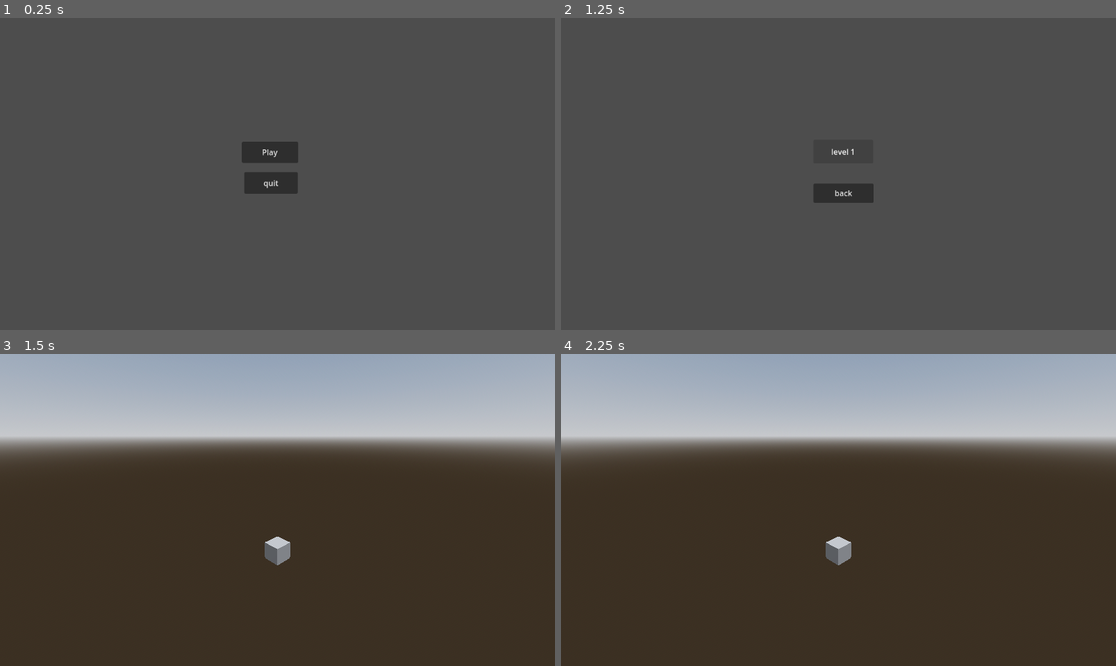
Above: before the commit, frames 1-4 (two rows, left to right).
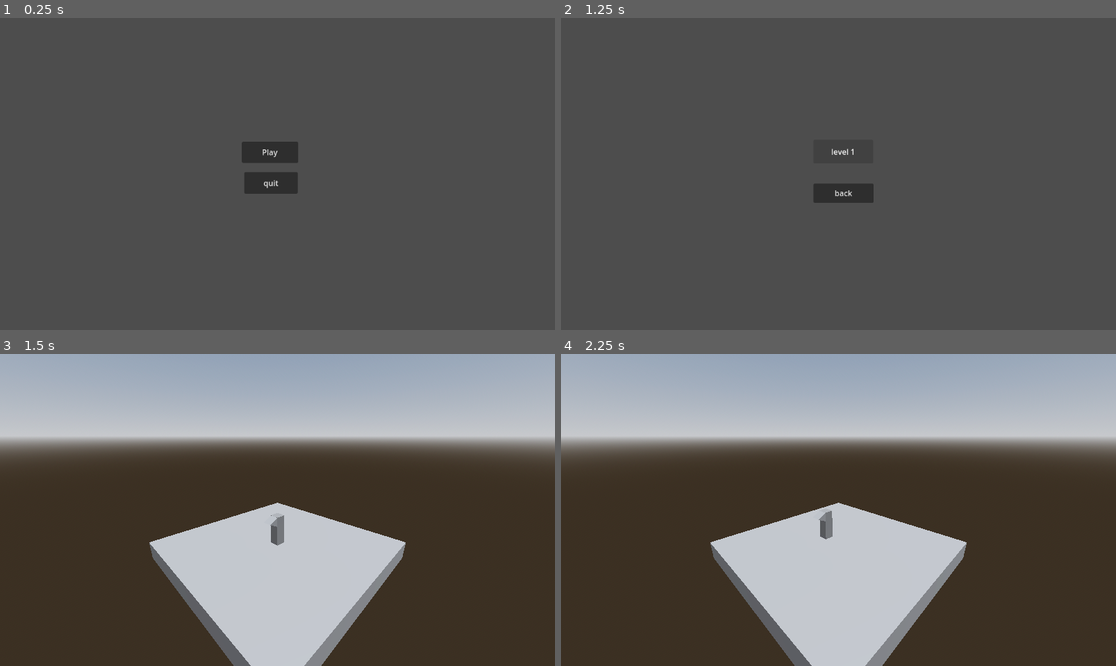
Above: after the commit, the same moments.

Repository: Jnight1104/Iso-Journey
Game: Godot game, scene res://Scenes/Main_menu.tscn
The game is run twice, just before and just after one commit, with the same random seed, the same clock (stepped at 60 frames per second) and the same inputs. The project has no main scene, so this scene is started directly.
Inputs:
- Up to frame 1 (0.25 s): no input
- Up to frame 2 (1.25 s): click "Play" at 0.5 s
- Up to frame 3 (1.5 s): click "level 1" at 1.25 s
- Up to frame 4 (2.25 s): tap Enter at 2 s; hold Right (ui_right) from 2.03 s (still down)

Frames 1-2 are identical in both runs. In frame 3, 16% of the frame differs, in the area x 26-74%, y 47-100%; in frame 4, 16%.

Commit message:
implementing player movement

Diff:
--- a/Scenes/Level_1.tscn
+++ b/Scenes/Level_1.tscn
@@ -1,4 +1,6 @@
-[gd_scene load_steps=4 format=3 uid="uid://d4kc2ojewuget"]
+[gd_scene load_steps=5 format=3 uid="uid://d4kc2ojewuget"]
+
+[ext_resource type="PackedScene" uid="uid://pkgm4m42dt3k" path="res://Scenes/Player.tscn" id="1_e747c"]
 
 [sub_resource type="ProceduralSkyMaterial" id="ProceduralSkyMaterial_l8oyi"]
 sky_horizon_color = Color(0.64625, 0.65575, 0.67075, 1)
@@ -19,9 +21,13 @@
 environment = SubResource("Environment_6w05v")
 
 [node name="CSGBox3D" type="CSGBox3D" parent="."]
+size = Vector3(10, 1, 10)
 
 [node name="Camera3D" type="Camera3D" parent="."]
 transform = Transform3D(-0.707107, -0.241845, 0.664463, 0, 0.939693, 0.34202, -0.707107, 0.241845, -0.664463, 7, 6, -7)
 
 [node name="DirectionalLight3D" type="DirectionalLight3D" parent="."]
 transform = Transform3D(-0.965926, -0.25, 0.0669873, 0, 0.258819, 0.965926, -0.258819, 0.933013, -0.25, 2, 11, -3)
+
+[node name="CharacterBody3D" parent="." instance=ExtResource("1_e747c")]
+transform = Transform3D(1, 0, 0, 0, 1, 0, 0, 0, 1, 0, 0.5, 0)
--- a/Scenes/Player.tscn
+++ b/Scenes/Player.tscn
@@ -7,6 +7,9 @@
 
 [sub_resource type="BoxShape3D" id="BoxShape3D_mwaot"]
 size = Vector3(0.5, 1.6, 0.5)
+
+[sub_resource type="PrismMesh" id="PrismMesh_vg2hi"]
+size = Vector3(0.5, 0.5, 0.5)
 
 [node name="CharacterBody3D" type="CharacterBody3D"]
 script = ExtResource("1_k047h")
@@ -19,3 +22,7 @@
 [node name="CollisionShape3D" type="CollisionShape3D" parent="."]
 transform = Transform3D(1, 0, 0, 0, 1, 0, 0, 0, 1, 0, 0.8, 0)
 shape = SubResource("BoxShape3D_mwaot")
+
+[node name="MeshInstance3D" type="MeshInstance3D" parent="."]
+transform = Transform3D(-4.37114e-08, 1, 0, -1, -4.37114e-08, 0, 0, 0, 1, 0.5, 1.348, 0)
+mesh = SubResource("PrismMesh_vg2hi")
--- a/Scripts/player.gd
+++ b/Scripts/player.gd
@@ -1,7 +1,13 @@
 extends CharacterBody3D
 
-
-var location : Vector3 = Vector3(0, 0.5, 0)
+const SPAWN : Vector3 = Vector3(0, 0.5, 0)
+const UP : Vector3 = Vector3(1, 0, 0)
+const DOWN : Vector3 = Vector3(-1, 0, 0)
+const LEFT : Vector3 = Vector3(0, 0, -1)
+const RIGHT : Vector3 = Vector3(0, 0, 1)
+var target_location : Vector3 = SPAWN
+var target_distance : Vector3 = Vector3(0, 0, 0)
+var moving : bool = false
 
 
 # Called when the node enters the scene tree for the first time.
@@ -12,4 +18,22 @@
 # Called every frame. 'delta' is the elapsed time since the previous frame.
 func _process(delta):
 	if Input.is_action_just_pressed("ui_up"):
-		pass
+		_move(UP)
+	elif Input.is_action_just_pressed("ui_down"):
+		_move(DOWN)
+	elif Input.is_action_just_pressed("ui_left"):
+		_move(LEFT)
+	elif Input.is_action_just_pressed("ui_right"):
+		_move(RIGHT)
+	if position == target_location:
+		moving = false
+	print(lerp(position, target_location, 0.4))
+	target_distance = abs(target_location - position)
+	if abs(lerp(position, target_location, 0.4)).x < 0.001 and abs(lerp(position, target_location, 0.4)).z < 0.001:
+		position = target_location
+	position = lerp(position, target_location, 0.4)
+
+func _move(direction):
+	if not moving:
+		moving = true
+		target_location += direction
Not shown: 1 places in Scenes/Player.tscn that only renumber resources
